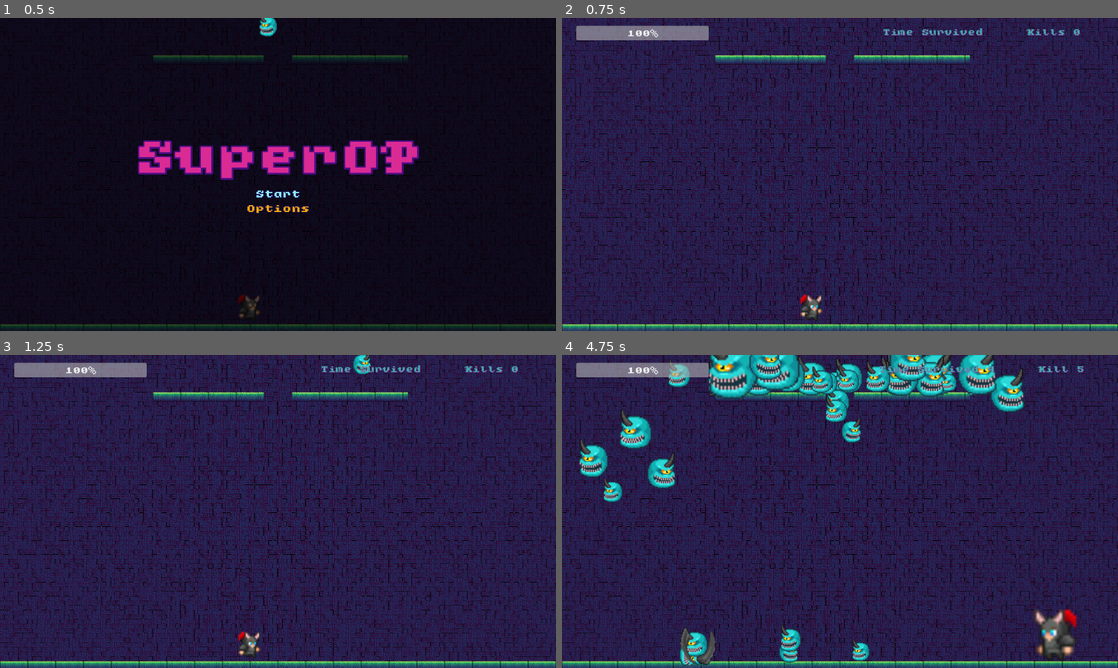
Above: before the commit, frames 1-4 (two rows, left to right).
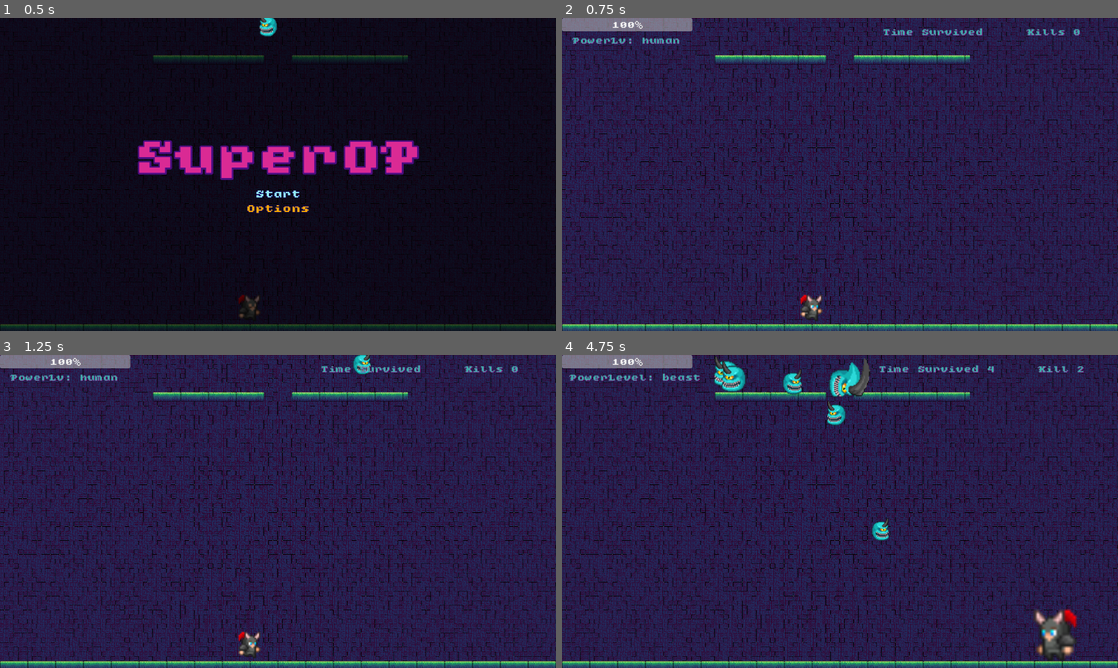
Above: after the commit, the same moments.

Repository: lethalgem/mini-jam-202
Game: Godot game, scene res://scenes/game_manager.tscn
The game is run twice, just before and just after one commit, with the same random seed, the same clock (stepped at 60 frames per second) and the same inputs.
Inputs:
- Up to frame 1 (0.5 s): no input
- Up to frame 2 (0.75 s): click "Start" at 0.5 s
- Up to frame 3 (1.25 s): no input
- Up to frame 4 (4.75 s): tap Enter at 1.25 s; hold Right (ui_right) 1.28-2.03 s; hold Shift (radial_blast) 1.28-2.03 s; hold Left (ui_left) 2.03-2.78 s; tap Space (attack) at 2.1, 4.35 s; tap Shift (radial_blast) at 2.3, 3.6 s; hold Shift (radial_blast) 2.78-3.53 s; hold Right (ui_right) 2.78-4.28 s; hold Left (ui_left) from 4.28 s (still down); hold Shift (radial_blast) from 4.28 s (still down)

Frame 1 is identical in both runs. In frame 2, 1.5% of the frame differs, in the area x 0-27%, y 0-9%; in frame 3, 1.5%; in frame 4, 11%, in the area x 0-94%, y 0-100%.

Commit message:
Added power level label

Diff:
--- a/scenes/game_manager.tscn
+++ b/scenes/game_manager.tscn
@@ -1,18 +1,24 @@
-[gd_scene load_steps=16 format=4 uid="uid://rf2rog6xof1f"]
+[gd_scene load_steps=17 format=4 uid="uid://rf2rog6xof1f"]
 
 [ext_resource type="Script" uid="uid://bwsscltki2nwo" path="res://scripts/game_manager.gd" id="1_hwd4i"]
 [ext_resource type="PackedScene" uid="uid://chm1xb5sunb63" path="res://scenes/counters_ui.tscn" id="2_glms7"]
 [ext_resource type="TileSet" uid="uid://ktk5hjqhgr38" path="res://themes/tileset.tres" id="3_0rse5"]
 [ext_resource type="FontFile" uid="uid://dr12mxnc3lejr" path="res://assets/fonts/dungeonmode/font/dungeon-mode.ttf" id="3_30v7y"]
 [ext_resource type="PackedScene" uid="uid://d0gvbh7yu61tg" path="res://scenes/title.tscn" id="3_ternb"]
-[ext_resource type="PackedScene" uid="uid://cffpey8u54sob" path="res://scenes/option_menu.tscn" id="5_eaq8r"]
+[ext_resource type="PackedScene" uid="uid://bvl4xuub5eml" path="res://scenes/option_menu.tscn" id="5_eaq8r"]
 [ext_resource type="PackedScene" uid="uid://de1ktn3gt27h7" path="res://scenes/gameover.tscn" id="5_q8mjp"]
-[ext_resource type="PackedScene" path="res://scenes/controls.tscn" id="7_aonbx"]
+[ext_resource type="PackedScene" uid="uid://cg6ktuqjt1bn6" path="res://scenes/controls.tscn" id="7_aonbx"]
 [ext_resource type="PackedScene" uid="uid://ce0w7tddcjrxu" path="res://scenes/world_test.tscn" id="7_q8mjp"]
 [ext_resource type="Script" uid="uid://cubyyxwh2c5xk" path="res://scripts/game_mode.gd" id="8_frtjd"]
 [ext_resource type="PackedScene" uid="uid://b4o6qgy31lfq8" path="res://scenes/player_character_body_2d.tscn" id="8_jdad8"]
 [ext_resource type="Texture2D" uid="uid://dg11xy0rj80t" path="res://assets/tiles/Tileset.png" id="9_k4jhu"]
 [ext_resource type="PackedScene" uid="uid://bg6ftfytfavnj" path="res://scenes/background_music.tscn" id="12_aonbx"]
+
+[sub_resource type="LabelSettings" id="LabelSettings_lcbjr"]
+font = ExtResource("3_30v7y")
+font_size = 30
+font_color = Color(0.2410019, 0.6808812, 0.67262995, 1)
+shadow_color = Color(0.8352941, 0, 0.6862745, 0.7294118)
 
 [sub_resource type="TileSetAtlasSource" id="TileSetAtlasSource_lcbjr"]
 texture = ExtResource("9_k4jhu")
@@ -524,12 +530,13 @@
 physics_layer_1/collision_mask = 6
 sources/0 = SubResource("TileSetAtlasSource_lcbjr")
 
-[node name="GameManager" type="Node2D" node_paths=PackedStringArray("counter_ui", "game_mode", "background_music", "health_bar")]
+[node name="GameManager" type="Node2D" node_paths=PackedStringArray("counter_ui", "game_mode", "background_music", "health_bar", "power_level_label")]
 script = ExtResource("1_hwd4i")
 counter_ui = NodePath("CanvasLayer/CountersUI")
 game_mode = NodePath("GameMode")
 background_music = NodePath("BackgroundMusic")
 health_bar = NodePath("CanvasLayer/ProgressBar")
+power_level_label = NodePath("CanvasLayer/PowerLevel")
 
 [node name="CanvasLayer" type="CanvasLayer" parent="."]
 visible = false
@@ -545,14 +552,21 @@
 grow_horizontal = 0
 
 [node name="ProgressBar" type="ProgressBar" parent="CanvasLayer"]
-offset_left = 49.0
-offset_top = 27.0
-offset_right = 507.0
-offset_bottom = 77.0
+offset_right = 450.0
+offset_bottom = 46.0
 theme_override_fonts/font = ExtResource("3_30v7y")
 theme_override_font_sizes/font_size = 30
 max_value = 10.0
 value = 10.0
+
+[node name="PowerLevel" type="Label" parent="CanvasLayer"]
+offset_left = 25.0
+offset_top = 64.0
+offset_right = 419.0
+offset_bottom = 91.0
+text = "PowerLv: human"
+label_settings = SubResource("LabelSettings_lcbjr")
+horizontal_alignment = 1
 
 [node name="CanvasLayer2" type="CanvasLayer" parent="."]
 visible = false
@@ -662,4 +676,5 @@
 [connection signal="enemy_died" from="GameMode" to="." method="_on_game_mode_enemy_died"]
 [connection signal="damaged" from="GameMode/PlayerCharacterBody2D" to="." method="_on_player_character_body_2d_damaged"]
 [connection signal="died" from="GameMode/PlayerCharacterBody2D" to="." method="_on_player_character_body_2d_died"]
+[connection signal="poweredup" from="GameMode/PlayerCharacterBody2D" to="." method="_on_player_character_body_2d_poweredup"]
 [connection signal="poweredup" from="GameMode/PlayerCharacterBody2D" to="GameMode" method="_on_player_character_body_2d_poweredup"]
--- a/scripts/game_manager.gd
+++ b/scripts/game_manager.gd
@@ -4,6 +4,7 @@
 @export var game_mode: GameMode
 @export var background_music : Node
 @export var health_bar : ProgressBar
+@export var power_level_label : Label
 
 @onready var main_menu = $CanvasLayer2
 @onready var option_menu = $CanvasLayer4
@@ -99,3 +100,7 @@
 
 func _on_player_character_body_2d_damaged() -> void:
 	update_health_bar(true)
+
+
+func _on_player_character_body_2d_poweredup(power_level: Variant) -> void:
+	power_level_label.text = "PowerLevel: " + power_level
--- a/scripts/player_character_body_2d.gd
+++ b/scripts/player_character_body_2d.gd
@@ -19,8 +19,8 @@
 @export var power_up_sounds: Array[SoundSample]
 
 signal died
-signal poweredup
-signal damaged(damaged_value)
+signal poweredup(power_level)
+signal damaged
 
 enum State {
 	IDLE,
@@ -96,8 +96,6 @@
 	else:
 		playerLevelValue = playerLevels[len(playerLevels) - 1]
 
-	print(playerLevelValue)
-
 	var blast = power_up_blast.instantiate()
 	blast.global_position = global_position
 
@@ -107,7 +105,7 @@
 	heroDamagePerAttack *= 1.25
 
 	power_up_sound_player_2d.play_from_samples(power_up_sounds)
-	poweredup.emit()
+	poweredup.emit(playerLevelValue)
 
 
 func idle():
